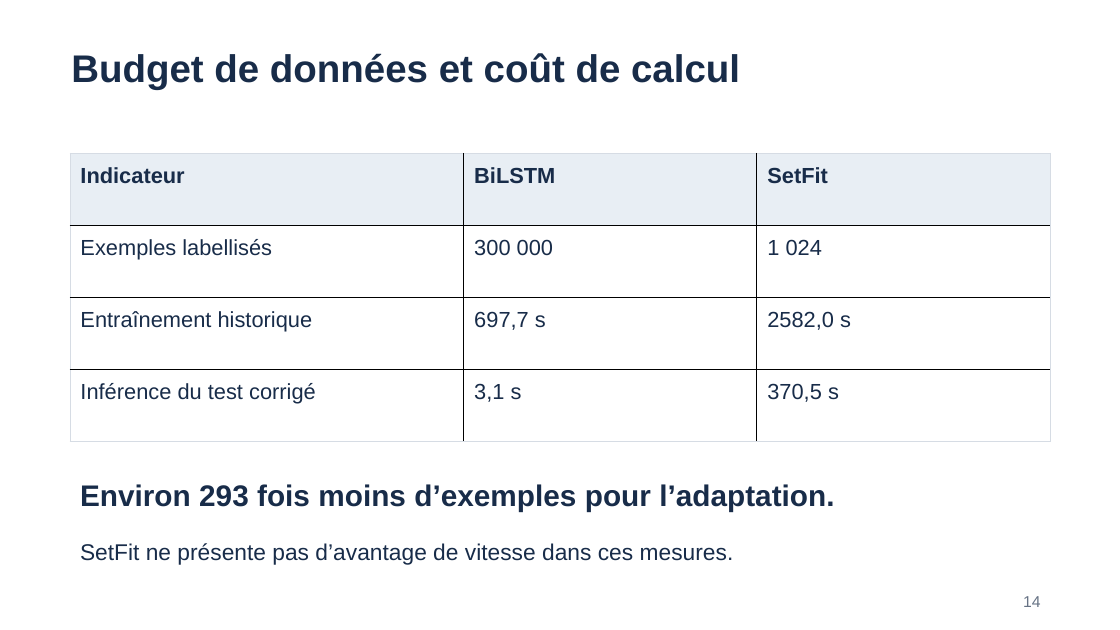
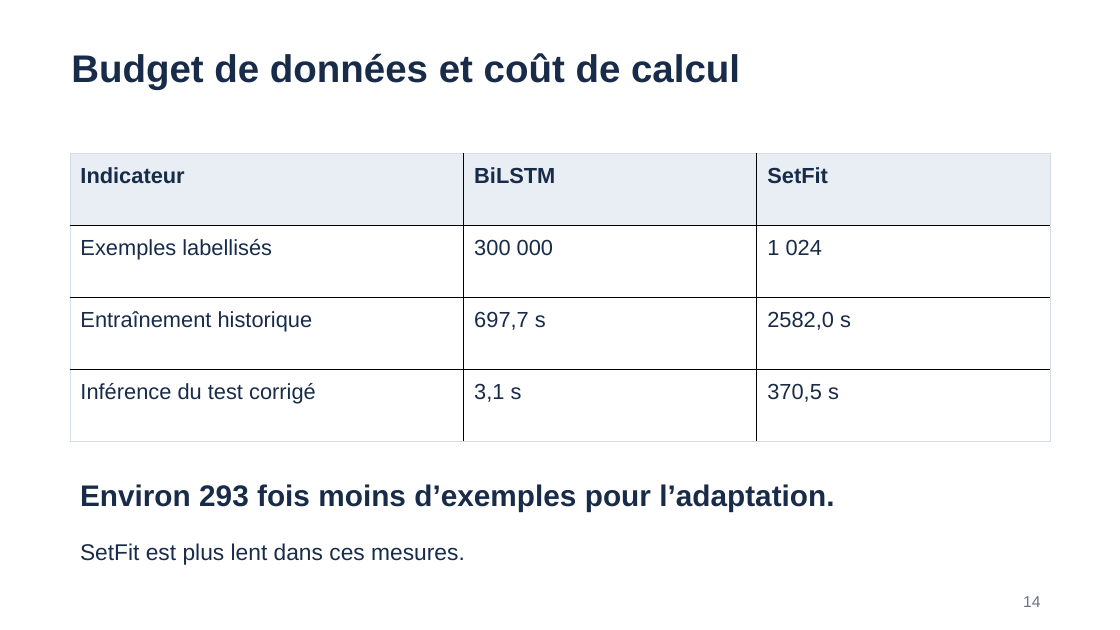
Before and after one commit to CaNaLLx/OpenClassrooms_projet_9, a slide deck: slide 14 of Livrables/CHARDON_Allan_5_presentation_082026.pptx. Drawn at 1120x630 pixels with LibreOffice and Linux fonts; fonts in the diff are those of the drawing. Boxes give left, top, right and bottom in pixels: in the first picture for what was removed or moved away, otherwise in the second. Text is boxed around its words. In the diff, an @@ line names an element or a change of style, - is before the commit and + after.

```diff
--- a/Livrables/CHARDON_Allan_5_presentation_082026.pptx
+++ b/Livrables/CHARDON_Allan_5_presentation_082026.pptx
@@ text at [80,543,465,565]: text changed @@
-SetFit ne présente pas d’avantage de vitesse dans ces mesures.
+SetFit est plus lent dans ces mesures.
```
Also in this commit, not shown: 15 other slides changed, 15 other files.
